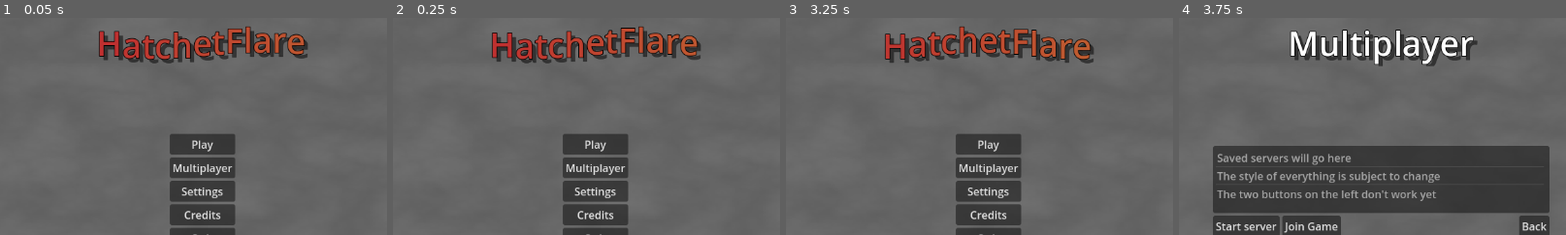
Above: before the commit, frames 1-4 (left to right).
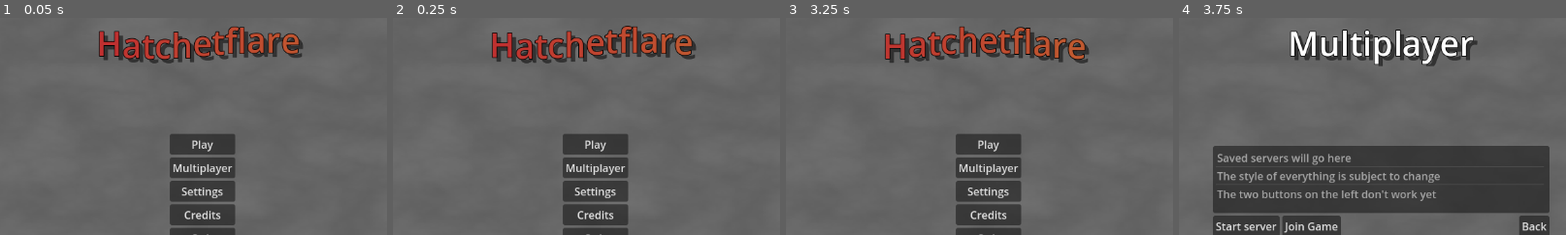
Above: after the commit, the same moments.

Repository: pixerhp/Hatchetflair
Game: Godot game, scene res://main_menu.tscn
Same seed, same stepped clock (60 frames per second), same inputs: the game is played once before the commit and once after it.
Inputs:
- Up to frame 1 (0.05 s): no input
- Up to frame 2 (0.25 s): no input
- Up to frame 3 (3.25 s): click "Play" at 0.5 s; click "Play" at 1.25 s; click "Play" at 2 s; click "Back" at 2.75 s
- Up to frame 4 (3.75 s): click "Multiplayer" at 3.5 s
The pictures show only the part of the screen within x 24-74%, y 10-60%; the shares and areas given below are measured in that part.

The runs differ from the first frame. In frame 1, 1.8% of the frame differs, in the area x 58-80%, y 4-19%; in frame 2, 1.8%; in frame 3, 1.8%; in frame 4, nothing differs.

Commit message:
Fix title capitilization

Diff:
--- a/main_menu.tscn
+++ b/main_menu.tscn
@@ -65,7 +65,7 @@
 theme_override_constants/outline_size = 4
 theme_override_font_sizes/normal_font_size = 50
 bbcode_enabled = true
-text = "[rainbow freq=0.0075 sat=0.75 val=0.75][wave freq=2 amp=50]HatchetFlare[/wave][/rainbow]"
+text = "[rainbow freq=0.0075 sat=0.75 val=0.75][wave freq=2 amp=50]Hatchetflare[/wave][/rainbow]"
 fit_content = true
 autowrap_mode = 0
 
@@ -352,7 +352,7 @@
 text = "Lead creative designer:
 	[rainbow freq=0.1][wave]Pixer Pinecone[/wave][/rainbow]
 Developers:
-	[wave]Jcodefox[/wave]
+	[color=orange][wave]Jcodefox[/wave][/color]
 	[wave]SteveMC[/wave]
 Playtesters:
 	[wave]Blitceed[/wave]
